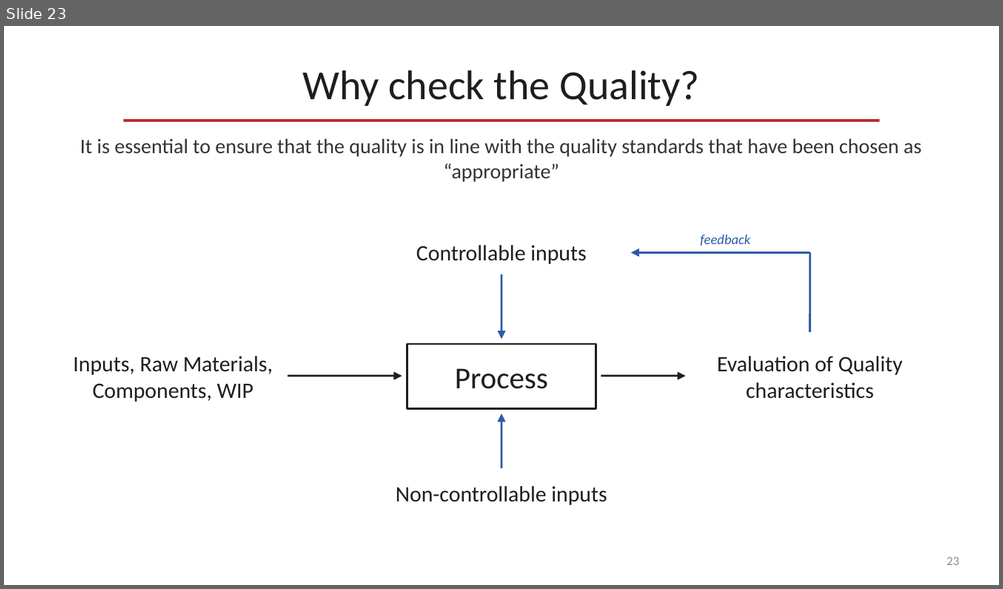
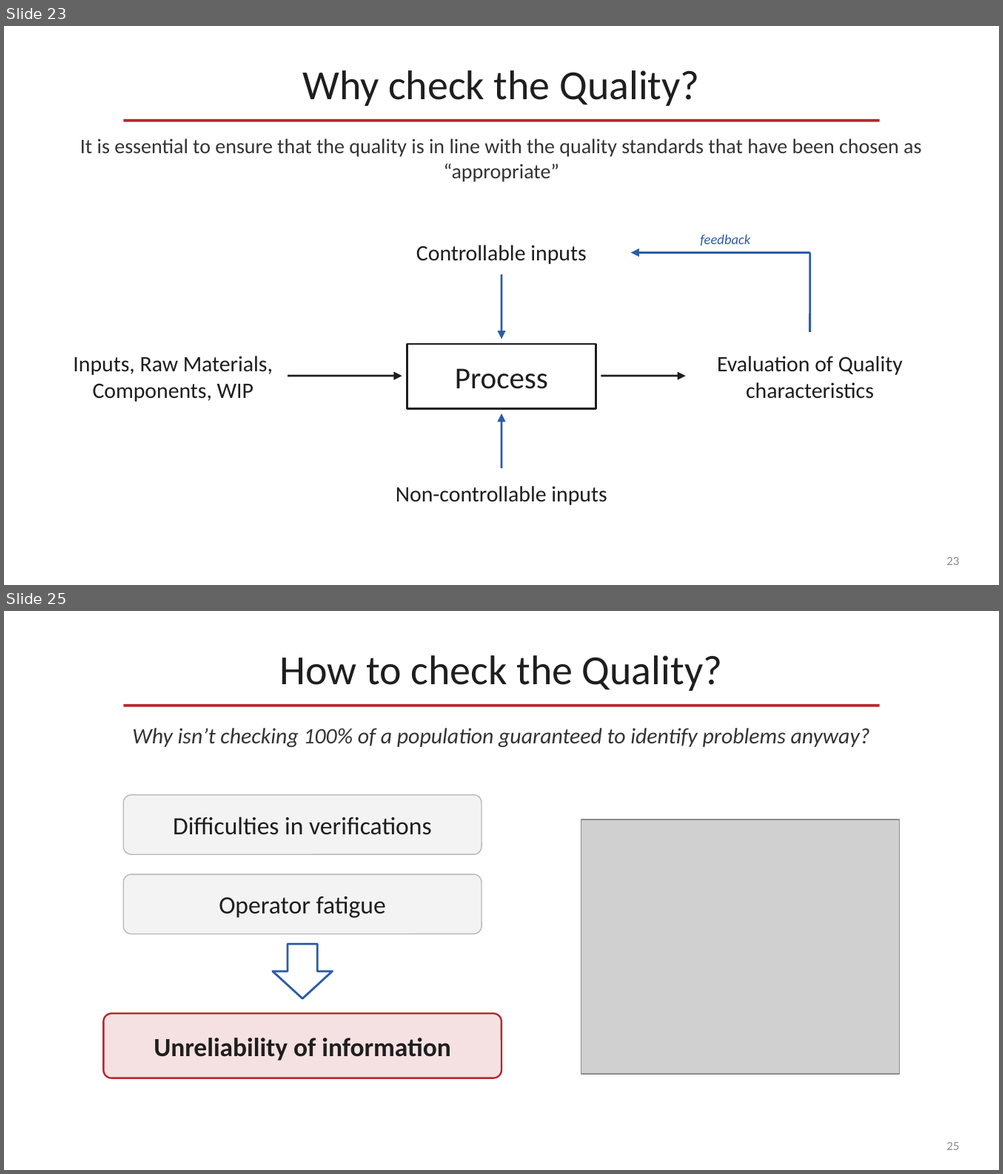
Before and after one commit to OfficialMatteoPiras/ManagementEngineering, a slide deck: SmartOperationsAndSupplyChain Management/pdf/Quality Management-claude.pptx. Shown one above the other, each under a label of ours: slide 23 before the commit, slides 23 and 25 after it; the slides between them are not shown. The pictures are 1003x589 and 1003x1174 pixels, drawn with LibreOffice and Linux fonts; fonts in the diff are those of the drawing; grey boxes stand for pictures. Boxes give left, top, right and bottom in pixels: in the first picture for what was removed or moved away, otherwise in the second. Text is boxed around its words. In the diff, an @@ line names an element or a change of style, - is before the commit and + after.

```diff
--- a/SmartOperationsAndSupplyChain Management/pdf/Quality Management-claude.pptx
+++ b/SmartOperationsAndSupplyChain Management/pdf/Quality Management-claude.pptx
@@ slide 25 added at [4,611,999,1170], background #FFFFFF @@
@@ text added at [280,655,722,691], 30 pt, text #1E1E1E @@
+How to check the Quality?
@@ line added from (123, 706) to (879, 706), #B5272D 2 pt @@
@@ text added at [132,728,870,747], 16 pt, text #333333, italic @@
+Why isn’t checking 100% of a population guaranteed to identify problems anyway?
@@ rounded rectangle added at [123,795,481,854], fill #F3F3F3, outline #B8B8B8 0.75 pt, 18 pt, text #1E1E1E @@
+Difficulties in verifications
@@ picture added at [581,820,899,1074] @@
@@ rounded rectangle added at [123,874,481,934], fill #F3F3F3, outline #B8B8B8 0.75 pt, 18 pt, text #1E1E1E @@
+Operator fatigue
@@ down arrow added at [273,944,333,999], fill #FFFFFF, outline #2B5CA8 1.5 pt @@
@@ rounded rectangle added at [103,1014,501,1079], fill #F6E1E2, outline #B5272D 1.25 pt, 19 pt, text #1E1E1E, bold @@
+Unreliability of information
@@ page number added at [946,1142,959,1150], 9 pt, text #8A8A8A @@
+25
```
Also in this commit, not shown: 1 other slide added.
